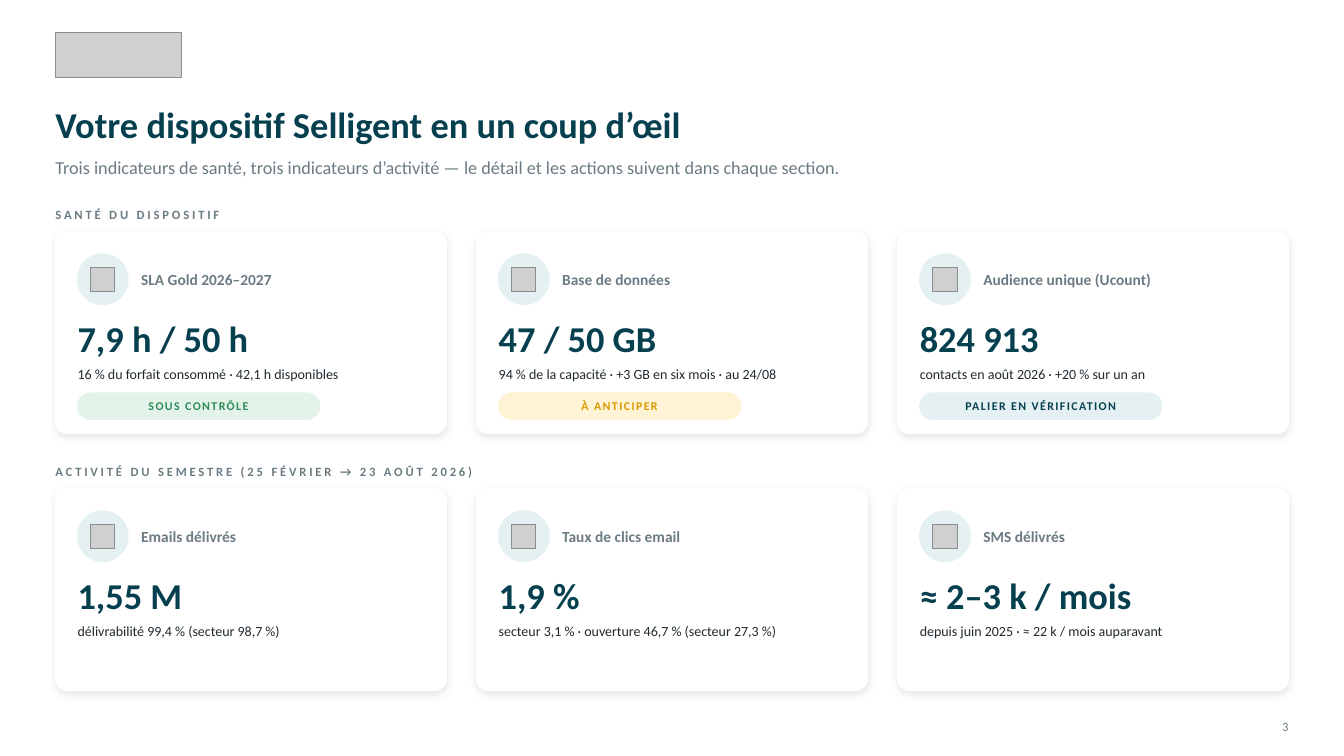
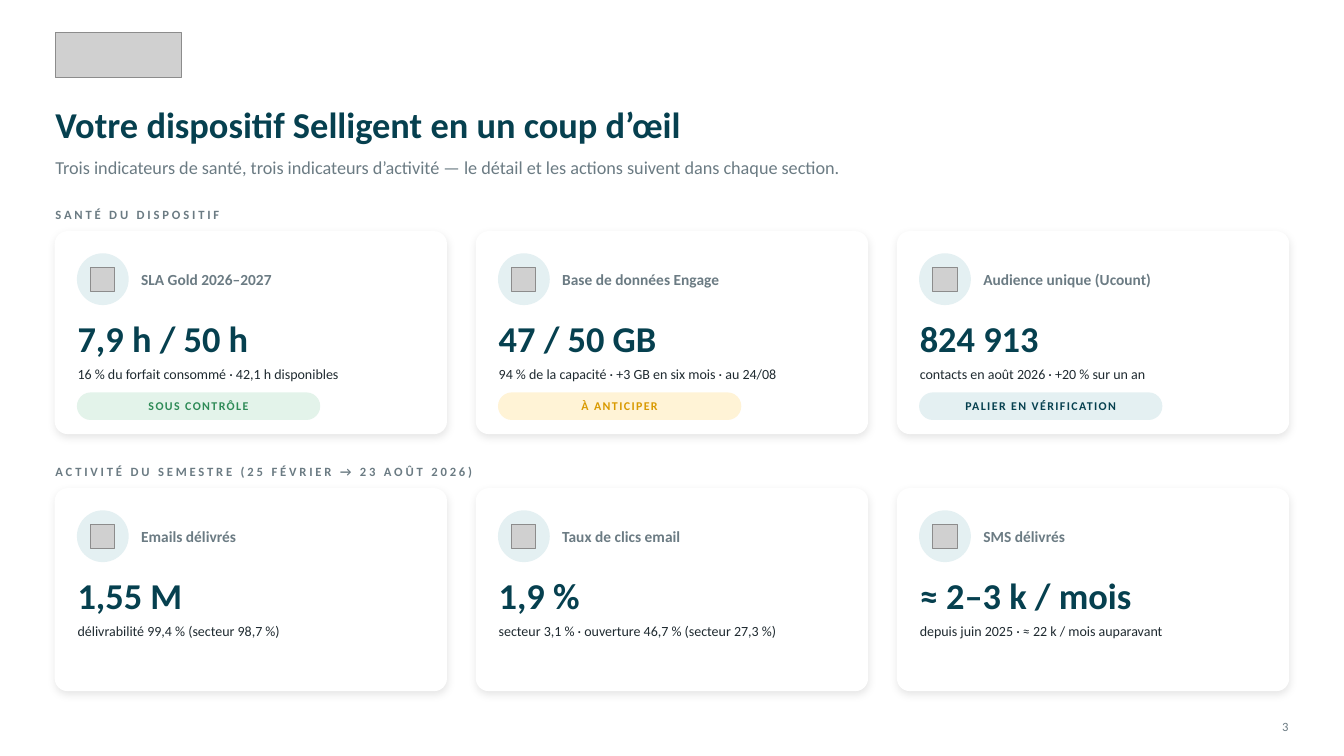
Before and after one commit to UPASCO/IqraQuest, a slide deck: slide 3 of presentations/COPIL_Viasante_2026-09-14/COPIL_Selligent_Mutuelle_Viasante_14092026_v5.pptx. Drawn at 1344x756 pixels with LibreOffice and Linux fonts; fonts in the diff are those of the drawing; grey boxes stand for pictures. Boxes give left, top, right and bottom in pixels: in the first picture for what was removed or moved away, otherwise in the second. Text is boxed around its words. In the diff, an @@ line names an element or a change of style, - is before the commit and + after.

```diff
--- a/presentations/COPIL_Viasante_2026-09-14/COPIL_Selligent_Mutuelle_Viasante_14092026_v5.pptx
+++ b/presentations/COPIL_Viasante_2026-09-14/COPIL_Selligent_Mutuelle_Viasante_14092026_v5.pptx
@@ text at [562, 274, 719, 288]: text changed @@
-Base de données
+Base de données Engage
```
Also in this commit, not shown: 11 other slides changed, 3 other files.
